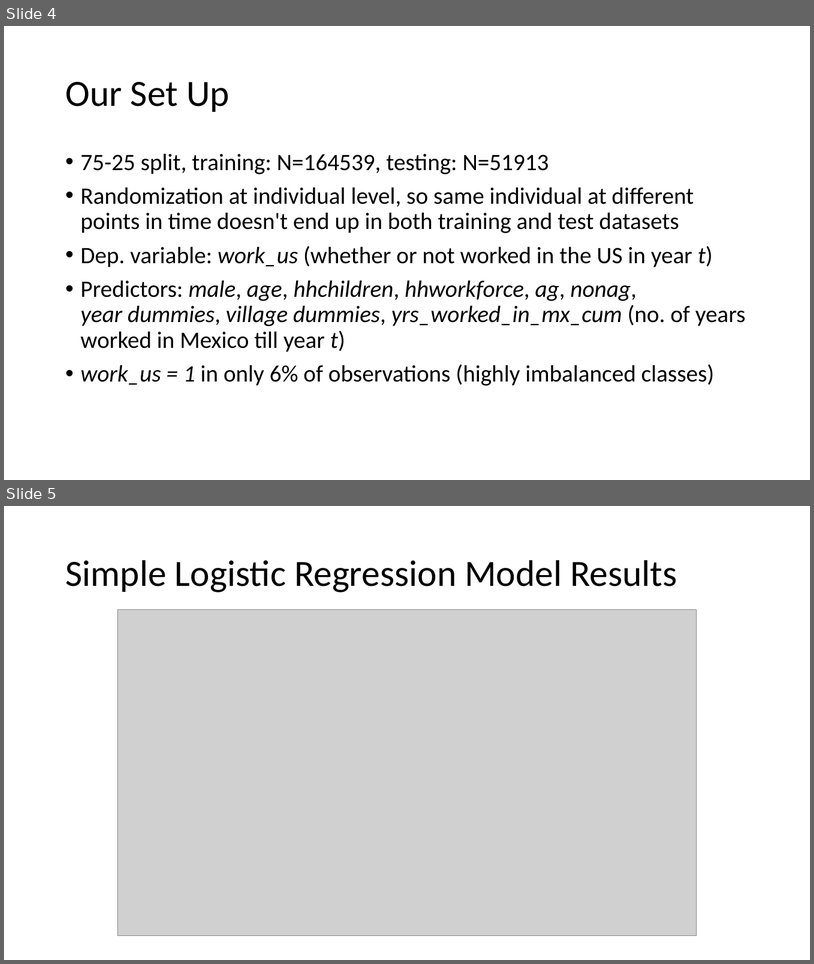
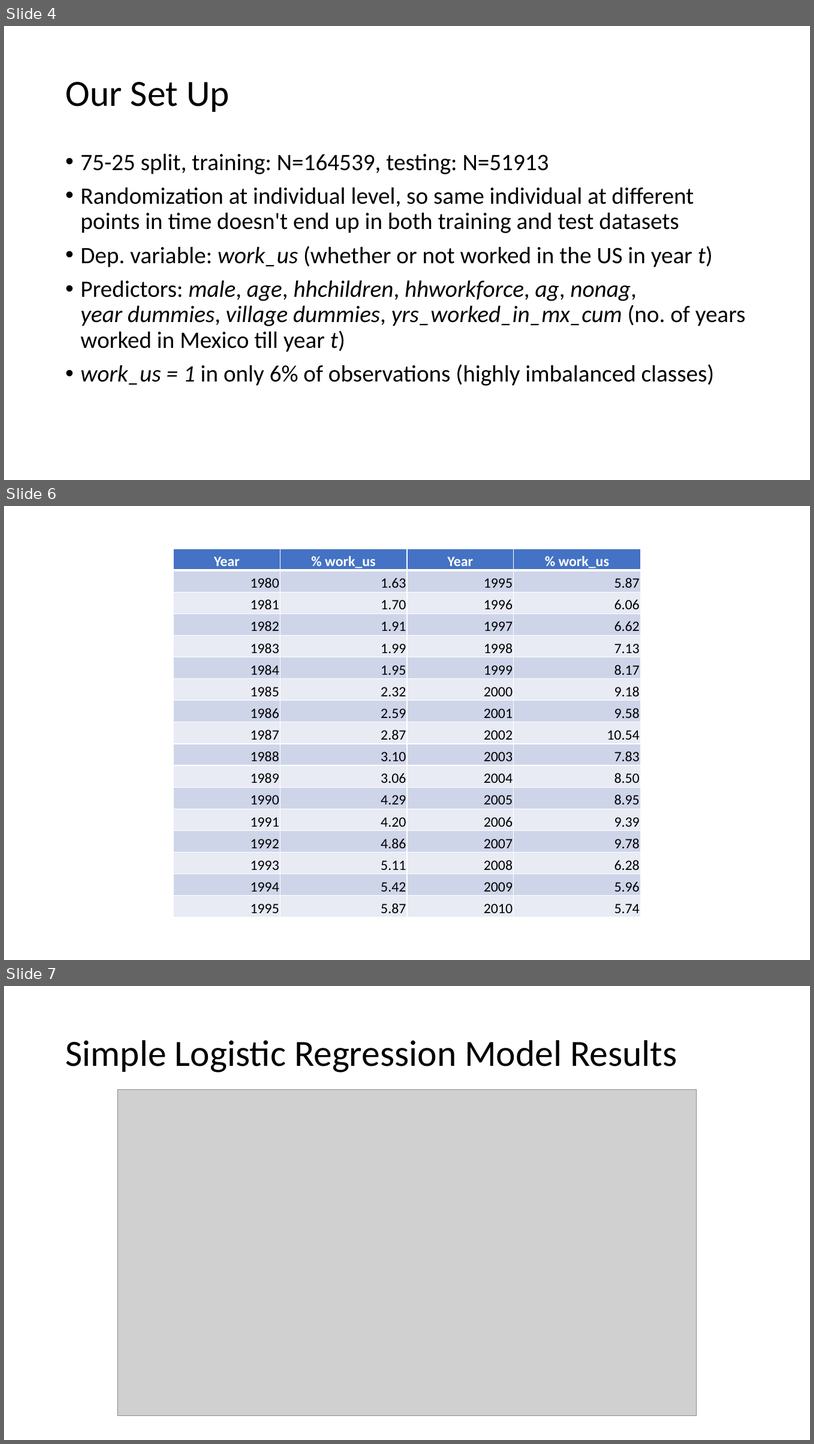
Before and after one commit to parthchawla/ml-predictmigration, a slide deck: ML Migration.pptx. Shown one above the other, each under a label of ours: slides 4 and 5 before the commit, slides 4, 6 and 7 after it; the slides between them are not shown. The pictures are 814x964 and 814x1444 pixels, drawn with LibreOffice and Linux fonts; fonts in the diff are those of the drawing; grey boxes stand for pictures. Boxes give left, top, right and bottom in pixels: in the first picture for what was removed or moved away, otherwise in the second. Text is boxed around its words. In the diff, an @@ line names an element or a change of style, - is before the commit and + after.

```diff
--- a/ML Migration.pptx
+++ b/ML Migration.pptx
@@ slide 6 added at [4, 506, 810, 960], background #FFFFFF @@
@@ table added at [173, 549, 641, 917], 17 rows, 4 columns @@
+Year | % work_us | Year | % work_us
+1980 | 1.63 | 1995 | 5.87
+1981 | 1.70 | 1996 | 6.06
+1982 | 1.91 | 1997 | 6.62
+1983 | 1.99 | 1998 | 7.13
+1984 | 1.95 | 1999 | 8.17
+1985 | 2.32 | 2000 | 9.18
+1986 | 2.59 | 2001 | 9.58
+1987 | 2.87 | 2002 | 10.54
+1988 | 3.10 | 2003 | 7.83
+1989 | 3.06 | 2004 | 8.50
+1990 | 4.29 | 2005 | 8.95
+1991 | 4.20 | 2006 | 9.39
+1992 | 4.86 | 2007 | 9.78
+1993 | 5.11 | 2008 | 6.28
+1994 | 5.42 | 2009 | 5.96
+1995 | 5.87 | 2010 | 5.74
@@ what was slide 5 is now slide 7 @@
```
Also in this commit, not shown: 2 slides changed, 1 other slide added.
